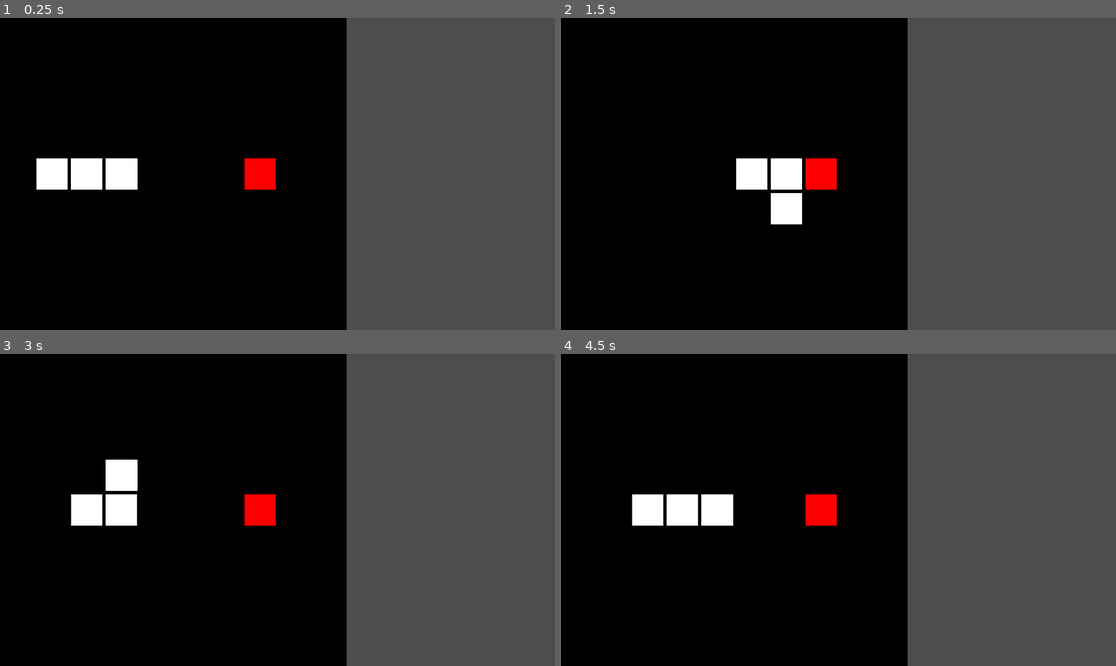
Above: before the commit, frames 1-4 (two rows, left to right).
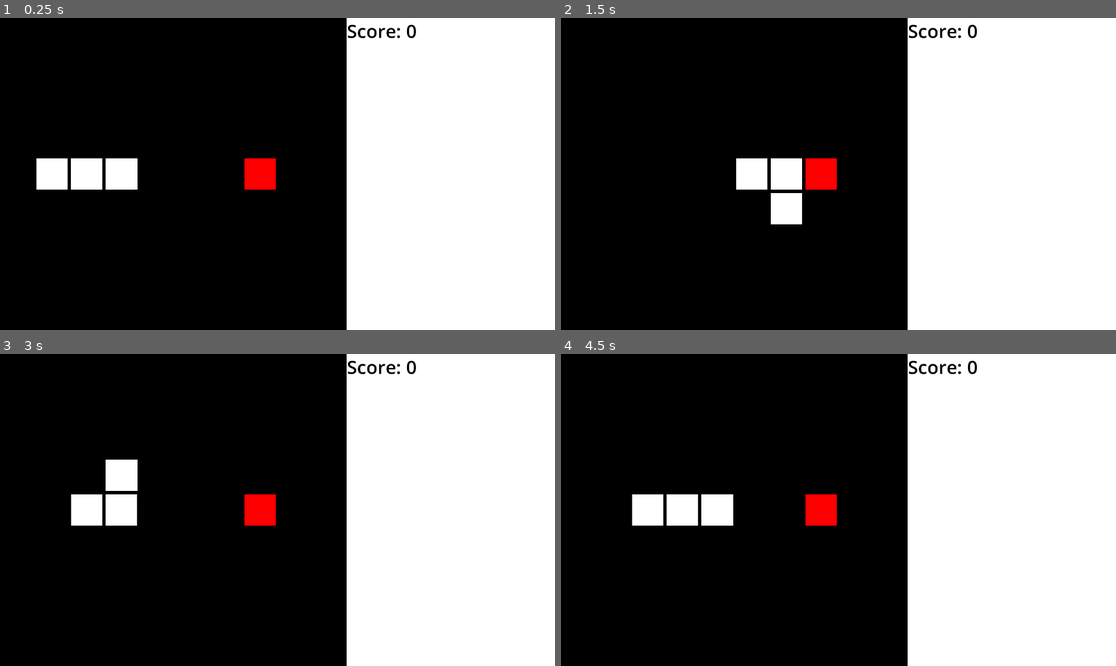
Above: after the commit, the same moments.

Repository: aaronnoyes/snkae2
Game: Godot game, scene res://main.tscn
The game is run twice, just before and just after one commit, with the same random seed, the same clock (stepped at 60 frames per second) and the same inputs.
Inputs:
- Up to frame 1 (0.25 s): no input
- Up to frame 2 (1.5 s): tap Enter at 0.5 s; hold Right (ui_right) 0.53-1.28 s; hold Down (ui_down) from 1.28 s (still down)
- Up to frame 3 (3 s): release Down (ui_down) at 2.03 s; hold Right (ui_right) 2.03-2.78 s; hold Up (ui_up) from 2.78 s (still down)
- Up to frame 4 (4.5 s): release Up (ui_up) at 3.53 s; hold Left (ui_left) from 3.53 s (still down)

The runs differ from the first frame. In frame 1, 38% of the frame differs, in the area x 62-100%, y 0-100%; in frame 2, 38%; in frame 3, 38%; in frame 4, 38%.

Commit message:
added basic hud

Diff:
--- a/game.gd
+++ b/game.gd
@@ -1,4 +1,8 @@
 extends Node2D
+
+@onready var hud: Control = $HUD
+@onready var score_label: Label = $HUD/ScoreLabel
+@onready var hud_background: ColorRect = $HUD/Background
 
 var initial_direction = Vector2(1, 0)
 var max_buffer_size = 2
@@ -25,11 +29,24 @@
 	move_timer.timeout.connect(_on_move_timer_timeout)
 	add_child(move_timer)
 
+	hud_background.color = Config.snake_color
+	score_label.add_theme_color_override("font_color", Config.bg_color)
+
 	init_game()
 
 
 # Called every frame. 'delta' is the elapsed time since the previous frame.
 func _process(delta: float) -> void:
+	var grid_width = Config.cell_size * Config.width
+	var screen_width = get_viewport_rect().size.x
+	var screen_height = get_viewport_rect().size.y
+
+	hud.position.x = grid_width
+	hud.set_size(Vector2(screen_width - grid_width, screen_height))
+
+	hud_background.set_size(hud.size)
+
+
 	if Input.is_anything_pressed():
 		if !moving:
 			resume()
@@ -68,13 +85,15 @@
 	segments.append(new_head)
 
 	if apple_index >= 0:
-		score += 1
+		score = score + 1
+		update_score_label()
 		place_apple(apple_index)
 	else:
 		segments.pop_front()
 
 func init_game() -> void:
 	pause()
+	update_score_label()
 	score = 0
 	direction = initial_direction
 	input_buffer = []
@@ -161,3 +180,6 @@
 func resume() -> void:
 	moving = true
 	move_timer.start()
+
+func update_score_label() -> void:
+	score_label.text = "Score: " + str(score)
--- a/game.tscn
+++ b/game.tscn
@@ -1,6 +1,26 @@
-[gd_scene load_steps=2 format=3 uid="uid://jdfh8dvmnlh1"]
+[gd_scene load_steps=3 format=3 uid="uid://jdfh8dvmnlh1"]
 
 [ext_resource type="Script" path="res://game.gd" id="1_hhrg7"]
 
+[sub_resource type="LabelSettings" id="LabelSettings_lb2tn"]
+font_size = 64
+font_color = Color(0, 0, 0, 1)
+
 [node name="Game" type="Node2D"]
 script = ExtResource("1_hhrg7")
+
+[node name="HUD" type="Control" parent="."]
+layout_mode = 3
+anchor_right = 1.0
+anchor_bottom = 1.0
+grow_horizontal = 2
+grow_vertical = 2
+
+[node name="Background" type="ColorRect" parent="HUD"]
+layout_mode = 0
+
+[node name="ScoreLabel" type="Label" parent="HUD"]
+layout_mode = 0
+offset_right = 40.0
+offset_bottom = 23.0
+label_settings = SubResource("LabelSettings_lb2tn")
